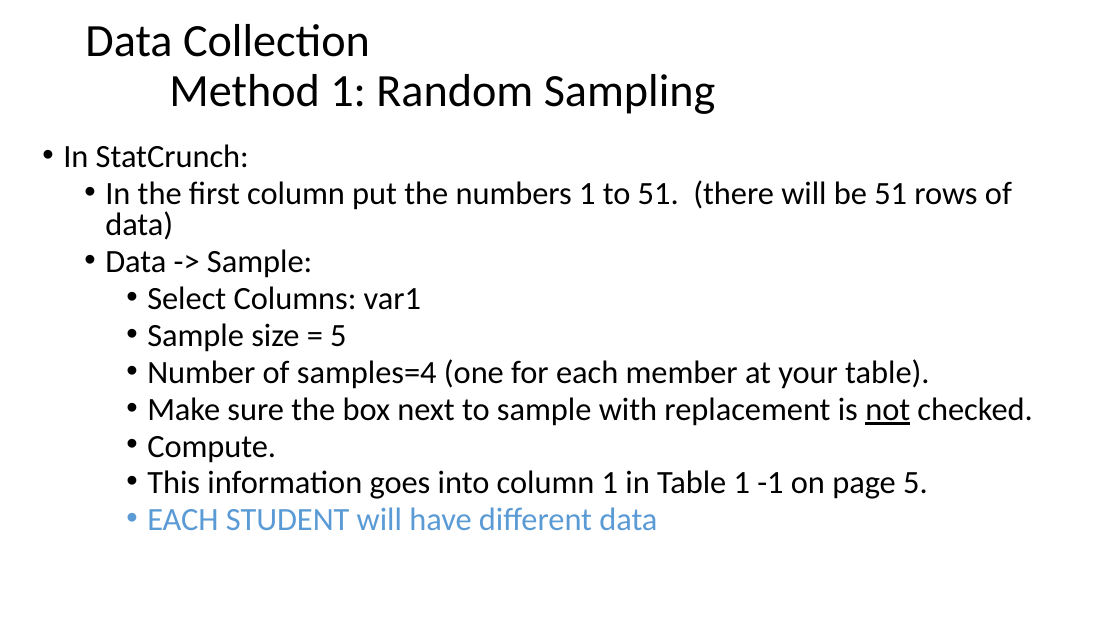
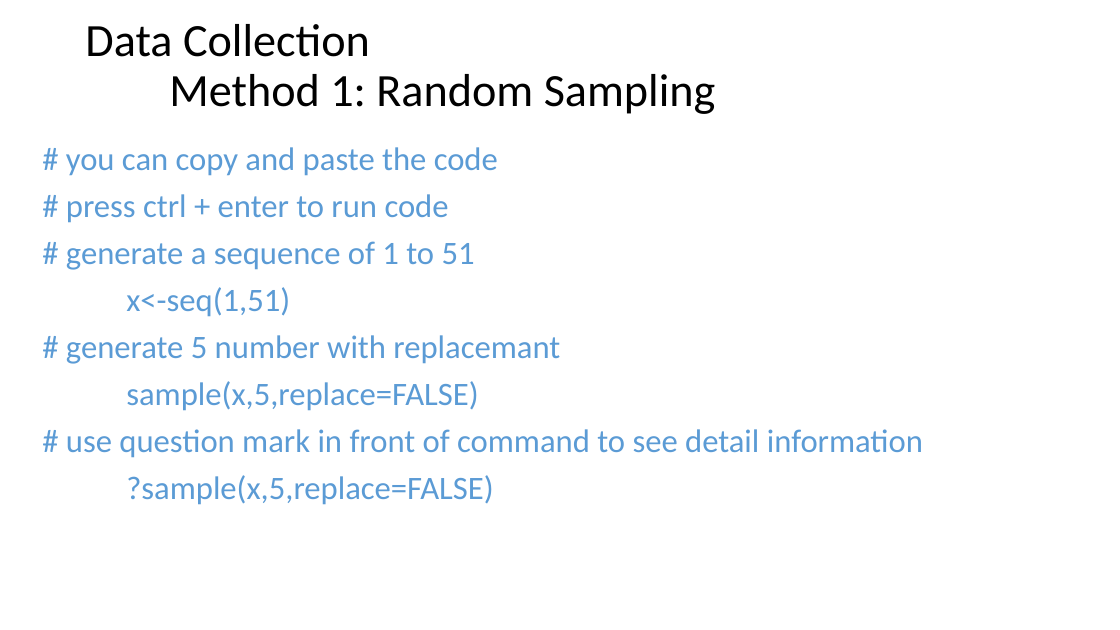
Before and after one commit to Shanlearning/Stat-201-teaching, a slide deck: slide 6 of Lab1/Lab 1.pptx. Drawn at 1120x630 pixels with LibreOffice and Linux fonts; fonts in the diff are those of the drawing. Boxes give left, top, right and bottom in pixels: in the first picture for what was removed or moved away, otherwise in the second. Text is boxed around its words. In the diff, an @@ line names an element or a change of style, - is before the commit and + after.

```diff
--- a/Lab1/Lab 1.pptx
+++ b/Lab1/Lab 1.pptx
@@ text at (x1=66, y1=147, x2=923, y2=505): text changed; size 27.8 to 28 pt; text colour #000000 to #5B9BD5 @@
-• In StatCrunch:
-  • In the first column put the numbers 1 to 51. (there will be 51 rows of data)
-  • Data -> Sample:
-    • Select Columns: var1
-    • Sample size = 5
-    • Number of samples=4 (one for each member at your table).
-    • Make sure the box next to sample with replacement is not checked.
-    • Compute.
-    • This information goes into column 1 in Table 1 -1 on page 5.
-    • EACH STUDENT will have different data
+# you can copy and paste the code
+# press ctrl + enter to run code
+# generate a sequence of 1 to 51
+x<-seq(1,51)
+# generate 5 number with replacemant
+sample(x,5,replace=FALSE)
+# use question mark in front of command to see detail information
+?sample(x,5,replace=FALSE)
```
Also in this commit, not shown: 3 other slides changed, 1 slide removed, 3 other files.
